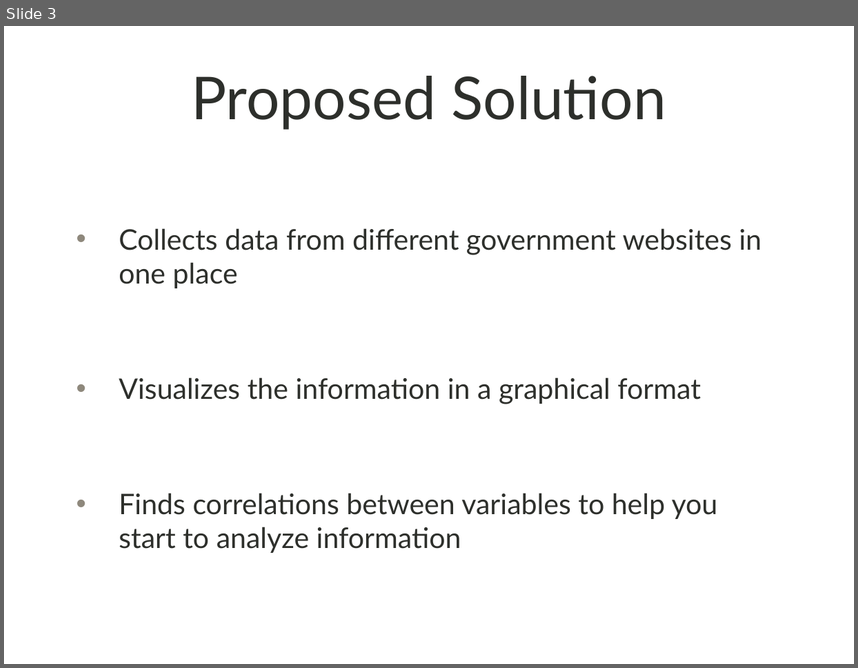
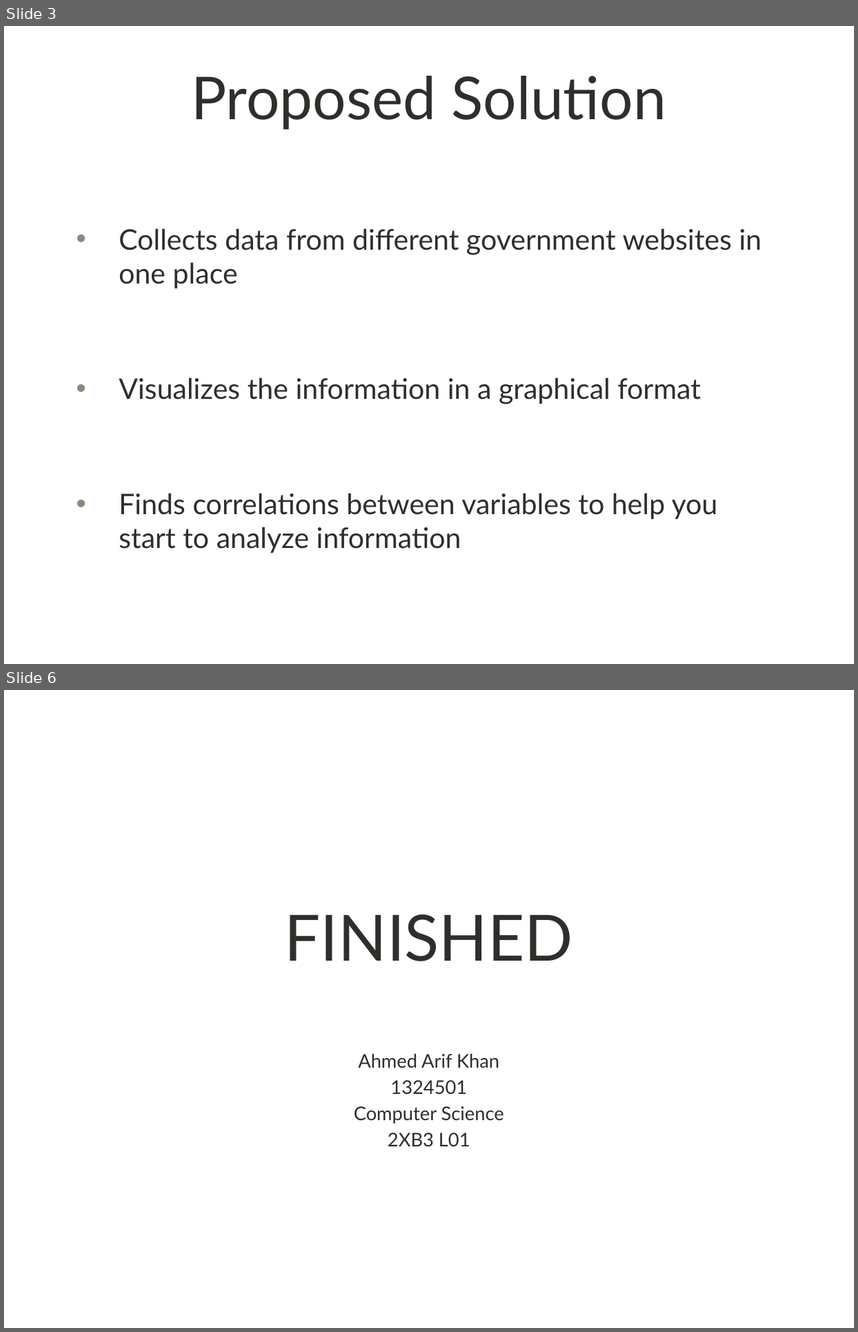
Before and after one commit to AhmedAKhan/2XB3FinalProject, a slide deck: ProposalSlides.pptx. Shown one above the other, each under a label of ours: slide 3 before the commit, slides 3 and 6 after it; the slides between them are not shown. The pictures are 858x668 and 858x1332 pixels, drawn with LibreOffice and Linux fonts; fonts in the diff are those of the drawing; background and template pictures are left out. Boxes give left, top, right and bottom in pixels: in the first picture for what was removed or moved away, otherwise in the second. Text is boxed around its words. In the diff, an @@ line names an element or a change of style, - is before the commit and + after.

```diff
--- a/ProposalSlides.pptx
+++ b/ProposalSlides.pptx
@@ slide 6 added at (4, 690, 854, 1328), background picture (left out) @@
@@ title added at (284, 914, 573, 961), 54 pt, text #2D2F2B @@
+FINISHED
@@ text added at (354, 1054, 504, 1147), 16 pt, text #2D2F2B @@
+Ahmed Arif Khan
+1324501
+Computer Science
+2XB3 L01
```
Also in this commit, not shown: 1 slide changed, 2 other slides added, 3 slides removed, 1 other file.
